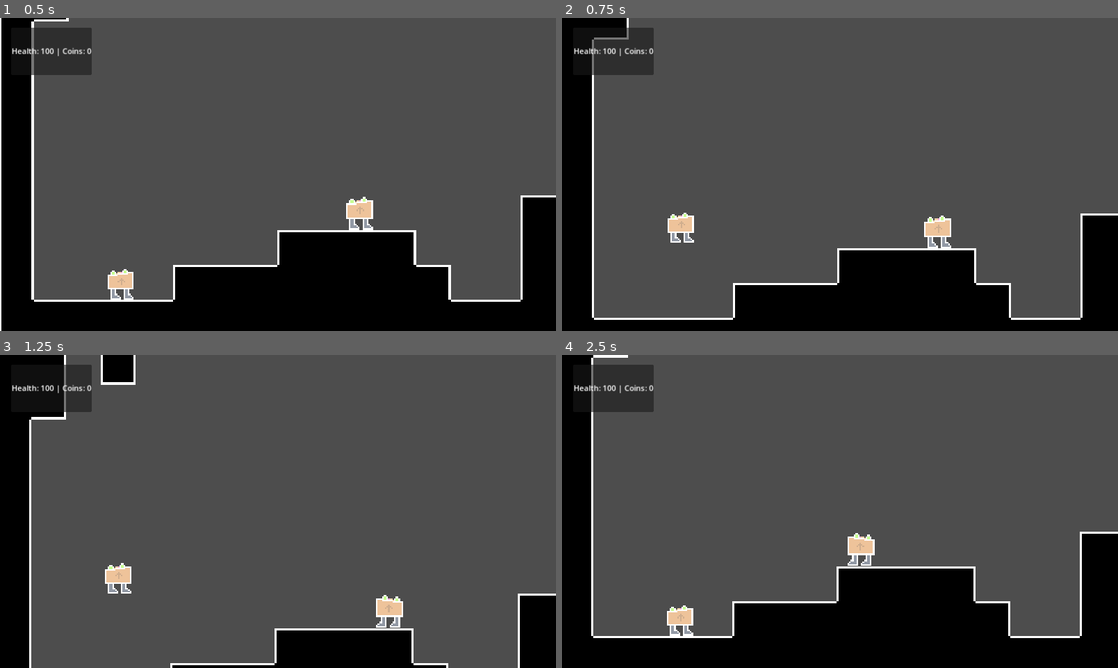
Above: before the commit, frames 1-4 (two rows, left to right).
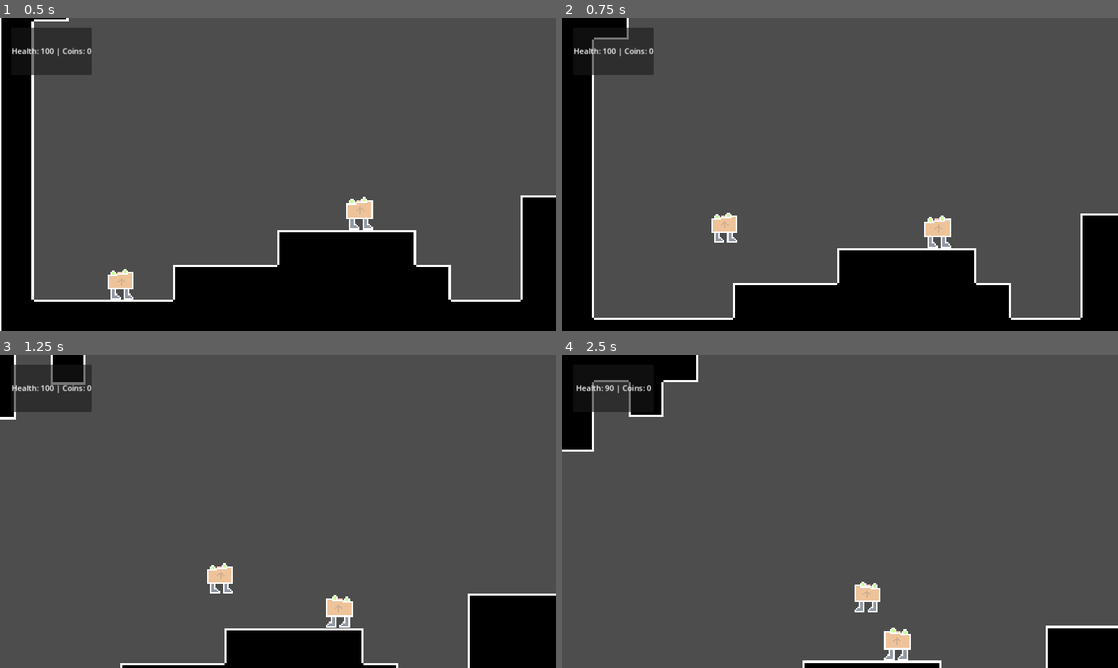
Above: after the commit, the same moments.

Repository: ShardHero/Main
Game: Godot game, scene res://scenes/level1.tscn
Two runs of this game, one before a commit and one after it. Both use one fixed random seed, a clock stepped at 60 frames per second and the inputs below.
Inputs:
- Up to frame 1 (0.5 s): no input
- Up to frame 2 (0.75 s): tap Enter (ui_accept) at 0.5 s; hold D (right) from 0.53 s (still down)
- Up to frame 3 (1.25 s): keep holding D (right); tap Enter (ui_accept) at 0.77 s
- Up to frame 4 (2.5 s): tap Enter (ui_accept) at 1.52 s; release D (right) at 2.03 s; hold A (left) from 2.03 s (still down)

Frame 1 is identical in both runs. In frame 2, 0.7% of the frame differs, in the area x 19-32%, y 62-72%; in frame 3, 13%; in frame 4, 26%, in the area x 0-100%, y 0-100%.

Commit message:
added WASD movement to character. Fixed camera issue that was apparently still there

Diff:
--- a/scenes/game_manager.gd
+++ b/scenes/game_manager.gd
@@ -29,7 +29,7 @@
 		if not camera.position.y == Global.camera_floor and not Global.looking_down and not Global.looking_up:
 				if Input.is_action_just_pressed("down"):
 					Global.look_down(Global.camera_floor, camera)
-		if not camera.position.y == Global.camera_ceiling and not Global.looking_up and not Global.looking_down:
+		if not camera.position.y == Global.camera_floor and not camera.position.y == Global.camera_ceiling and not Global.looking_up and not Global.looking_down:
 				if Input.is_action_just_pressed("up"):
 					Global.look_up(Global.camera_ceiling, camera)
 
@@ -44,7 +44,7 @@
 	if Input.is_action_just_released("up") and Global.looking_up and not Global.looking_down:
 		Global.looking_up = false
 		if(camera.position.y<Global.initial - 120):
-			camera.position.y
+			camera.position.y = Global.initial
 		else:
 			camera.position.y = Global.initial
 
--- a/scenes/main character.gd
+++ b/scenes/main character.gd
@@ -27,7 +27,7 @@
 
 	# Get the input direction and handle the movement/deceleration.
 	# As good practice, you should replace UI actions with custom gameplay actions.
-	var direction = Input.get_axis("ui_left", "ui_right")
+	var direction = Input.get_axis("left", "right")
 	if direction:
 		velocity.x = direction * SPEED
 	else:
